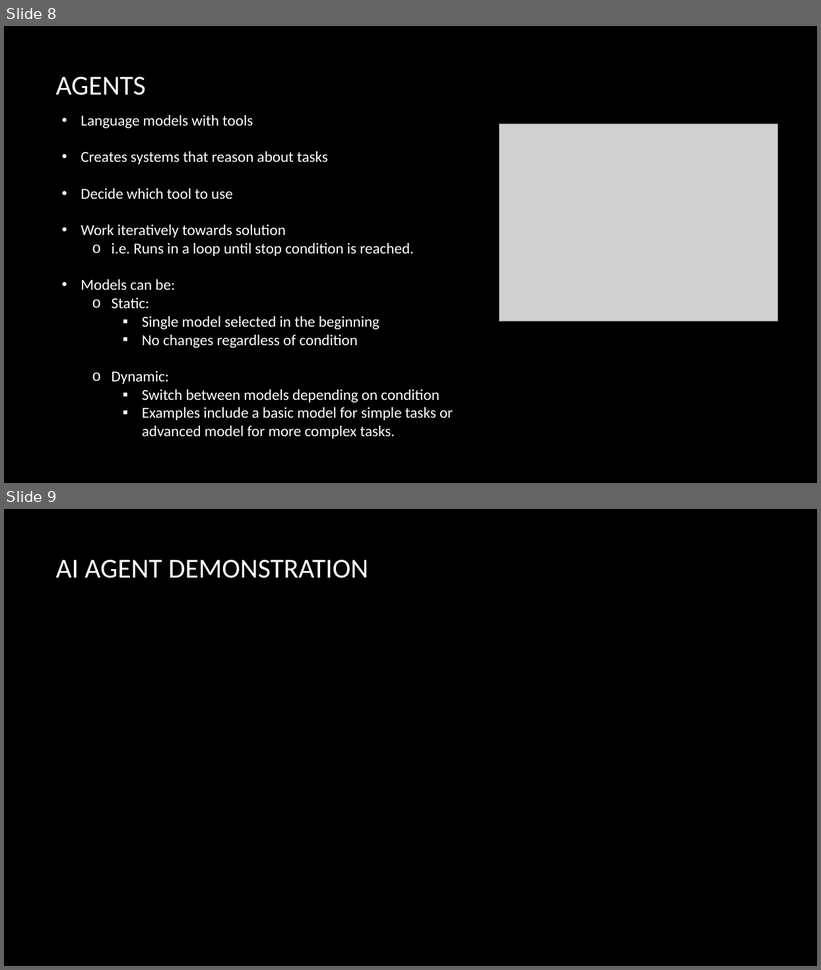
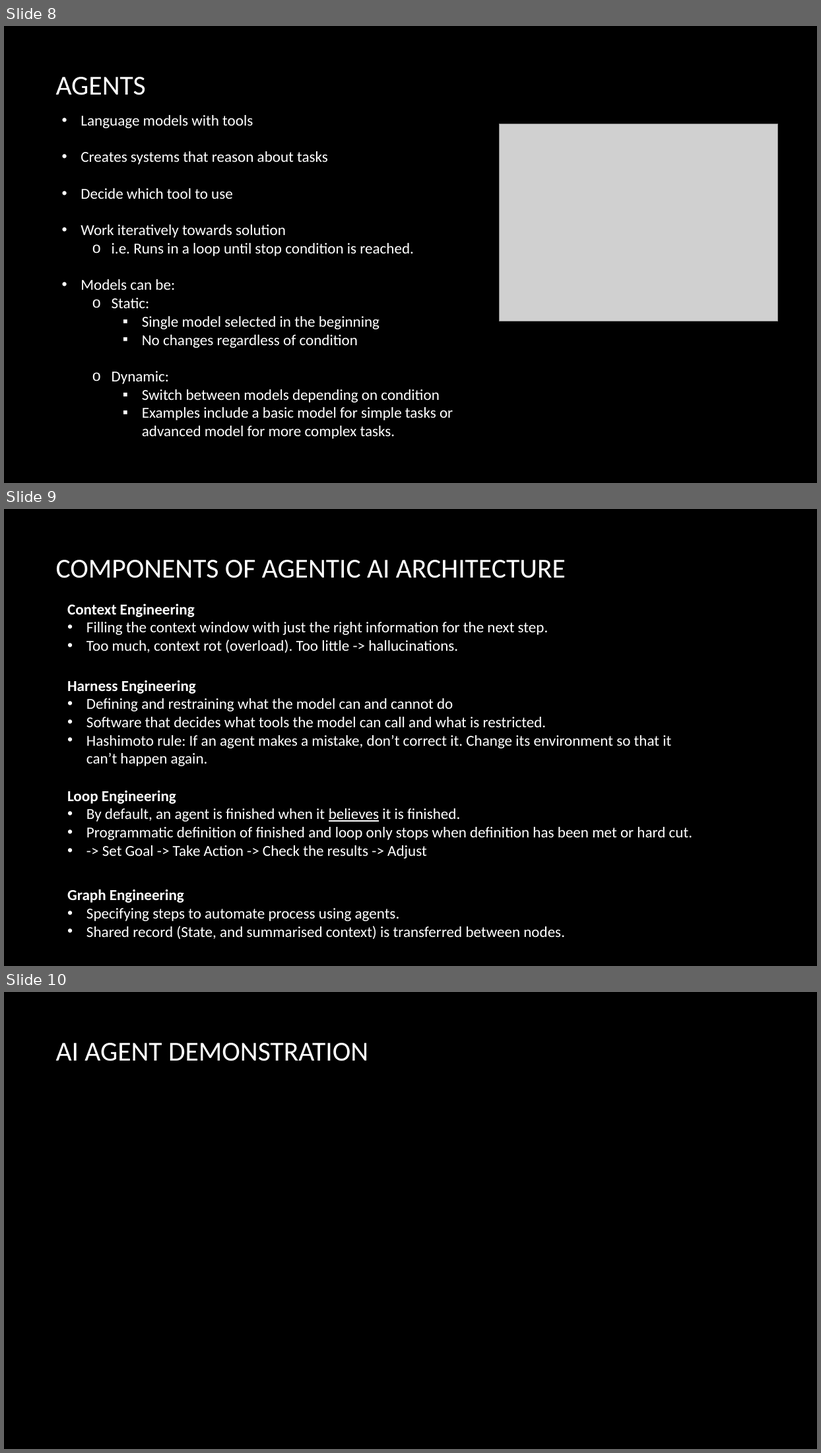
Before and after one commit to davejeon/dsr_agentic_ai, a slide deck: Agentic AI.pptx. Shown one above the other, each under a label of ours: slides 8 and 9 before the commit, slides 8, 9 and 10 after it. The pictures are 821x970 and 821x1453 pixels, drawn with LibreOffice and Linux fonts; fonts in the diff are those of the drawing; grey boxes stand for pictures; background and template pictures are left out. Boxes give left, top, right and bottom in pixels: in the first picture for what was removed or moved away, otherwise in the second. Text is boxed around its words. In the diff, an @@ line names an element or a change of style, - is before the commit and + after.

```diff
--- a/Agentic AI.pptx
+++ b/Agentic AI.pptx
@@ slide 9 added at (4, 509, 817, 966), background picture (left out) @@
@@ title added at (56, 560, 566, 578), 32.4 pt, text #FFFFFF @@
+COMPONENTS OF AGENTIC AI ARCHITECTURE
@@ text added at (67, 604, 548, 653), 18 pt, text #FFFFFF @@
+Context Engineering
+• Filling the context window with just the right information for the next step.
+• Too much, context rot (overload). Too little -> hallucinations.
@@ text added at (67, 681, 671, 766), 18 pt, text #FFFFFF @@
+Harness Engineering
+• Defining and restraining what the model can and cannot do
+• Software that decides what tools the model can call and what is restricted.
+• Hashimoto rule: If an agent makes a mistake, don’t correct it. Change its environment so that it can’t happen again.
@@ text added at (67, 791, 692, 859), 18 pt, text #FFFFFF @@
+Loop Engineering
+• By default, an agent is finished when it believes it is finished.
+• Programmatic definition of finished and loop only stops when definition has been met or hard cut.
+• -> Set Goal -> Take Action -> Check the results -> Adjust
@@ text added at (67, 889, 565, 939), 18 pt, text #FFFFFF @@
+Graph Engineering
+• Specifying steps to automate process using agents.
+• Shared record (State, and summarised context) is transferred between nodes.
@@ what was slide 9 is now slide 10 @@
```
Also in this commit, not shown: 3 slides changed, 6 other slides added, 6 other files.
